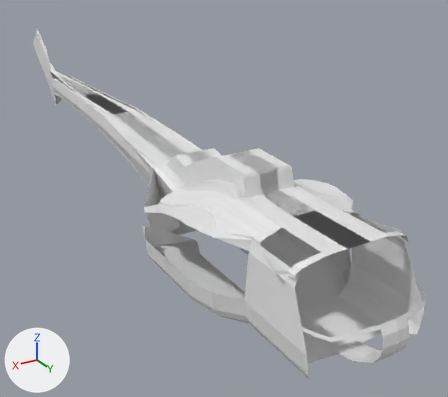
An edit to the Blender file BluePrintSources/belluh1.blend, drawn before and after from the same camera.
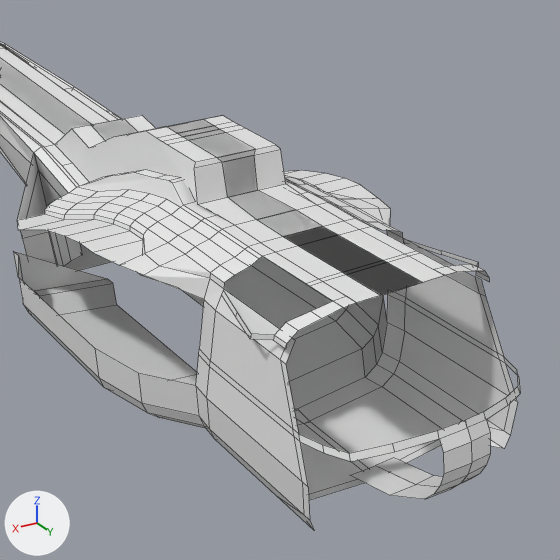
Each version is shown whole from a 50 mm lens placed at (4.32, 6.1, 3.49), pointed at (-1.15, -3.02, -1.07), then close up on the part from 30% to 100% of the width and 21% to 100% of the height. Lighting does not change. The marker at lower left points along +X, +Y and +Z. The close-ups show mesh edges as thin lines.

The first close-up shows 'FuselageWithTail'.
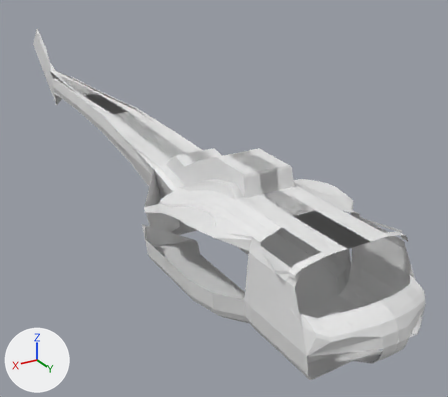
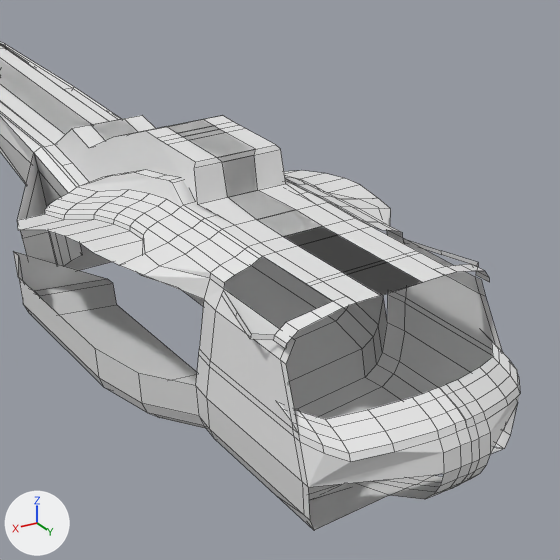
Diff of the bpy script that builds the scene:
```diff
--- a/BluePrintSources/belluh1.blend.py
+++ b/BluePrintSources/belluh1.blend.py
@@ me_plane @@
 # used by ob_fuselagewithtail; parent = ob_belluh1; location = (0.00337, 0.795, 0.512); scale = (0.166, 0.144, 1.0)
-me_plane.from_pydata(...)  # 325 vertices, 230 faces, 1 loose edge; spans x -3.0..7.2, y -81.9..11.4, z -1.6..0.7
+me_plane.from_pydata(...)  # 360 vertices, 260 faces, 1 loose edge; spans x -3.0..7.2, y -81.9..11.4, z -1.6..0.7
+# me_plane part 1
+# 1 vertex is removed from x 0.0, y 6.0, z -1.5
+# 9 faces are deleted
+# 29 vertices are added at x 0.0..5.0, y 5.9..11.2, z -1.6..-0.6
+# 7 new vertices lie (-0.6, 0.1, 0.0) away from vertices in x 1.1, y 8.3..11.2, z -1.4..-0.8
+# 39 new faces join them
```

Boxes [x1, y1, x2, y2] around the edits, measured in the close-ups (560 x 560 px):
part 1 of me_plane, built on: before [350, 412, 490, 499]; after [276, 331, 520, 530]
